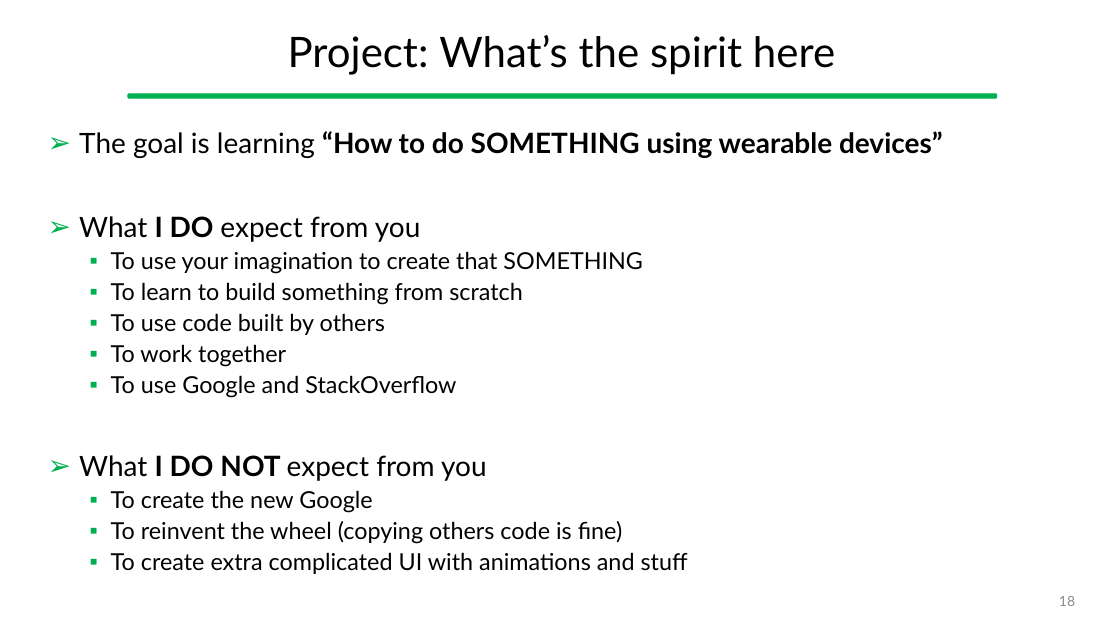
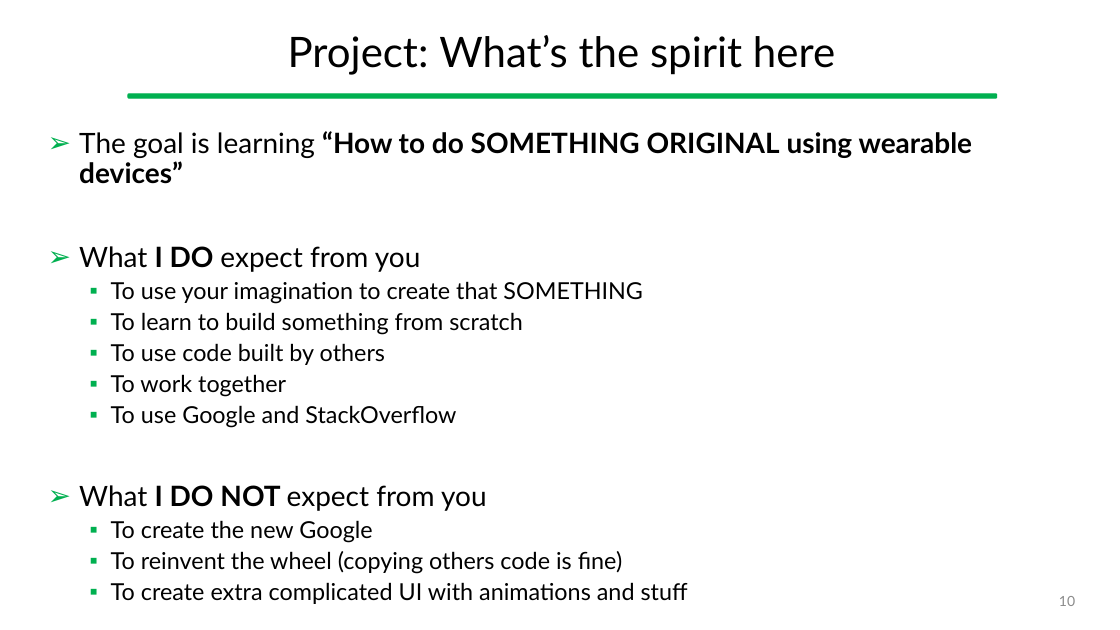
Before and after one commit to gcappon/bwthw, a slide deck: slide 10 of theory_01-course_introduction/theory_1-course_introduction.pptx (slide 18 before the commit). Drawn at 1120x630 pixels with LibreOffice and Linux fonts; fonts in the diff are those of the drawing. Boxes give left, top, right and bottom in pixels: in the first picture for what was removed or moved away, otherwise in the second. Text is boxed around its words. In the diff, an @@ line names an element or a change of style, - is before the commit and + after.

```diff
--- a/theory_01-course_introduction/theory_1-course_introduction.pptx
+++ b/theory_01-course_introduction/theory_1-course_introduction.pptx
@@ text at box(79, 131, 973, 184): text changed @@
-➢ The goal is learning “How to do SOMETHING using wearable devices”
+➢ The goal is learning “How to do SOMETHING ORIGINAL using wearable devices”
@@ page number at box(1059, 596, 1075, 606): text changed @@
-18
+10
```
Also in this commit, not shown: 6 other slides changed, 8 slides removed, 4 other files.
